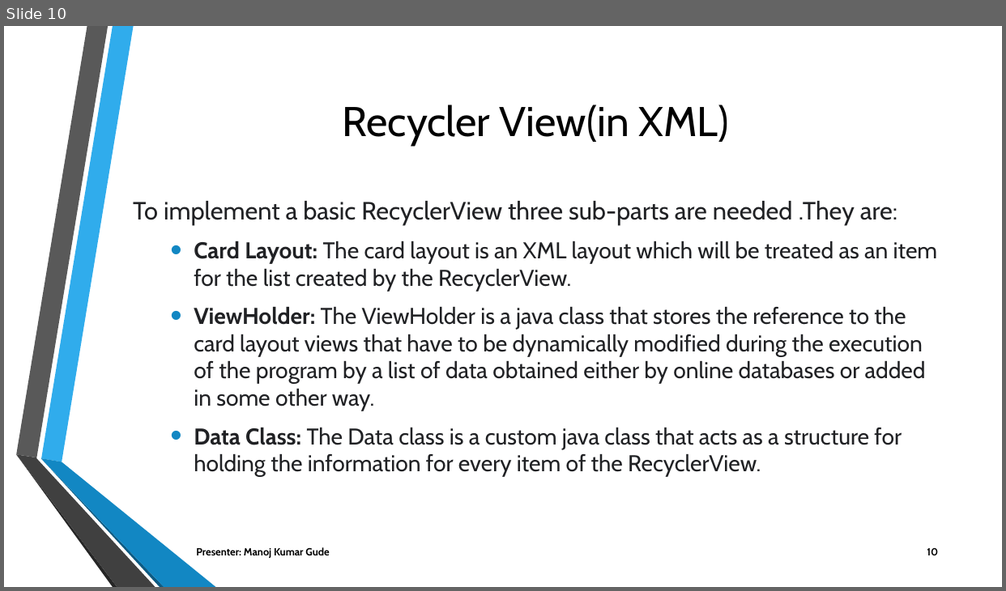
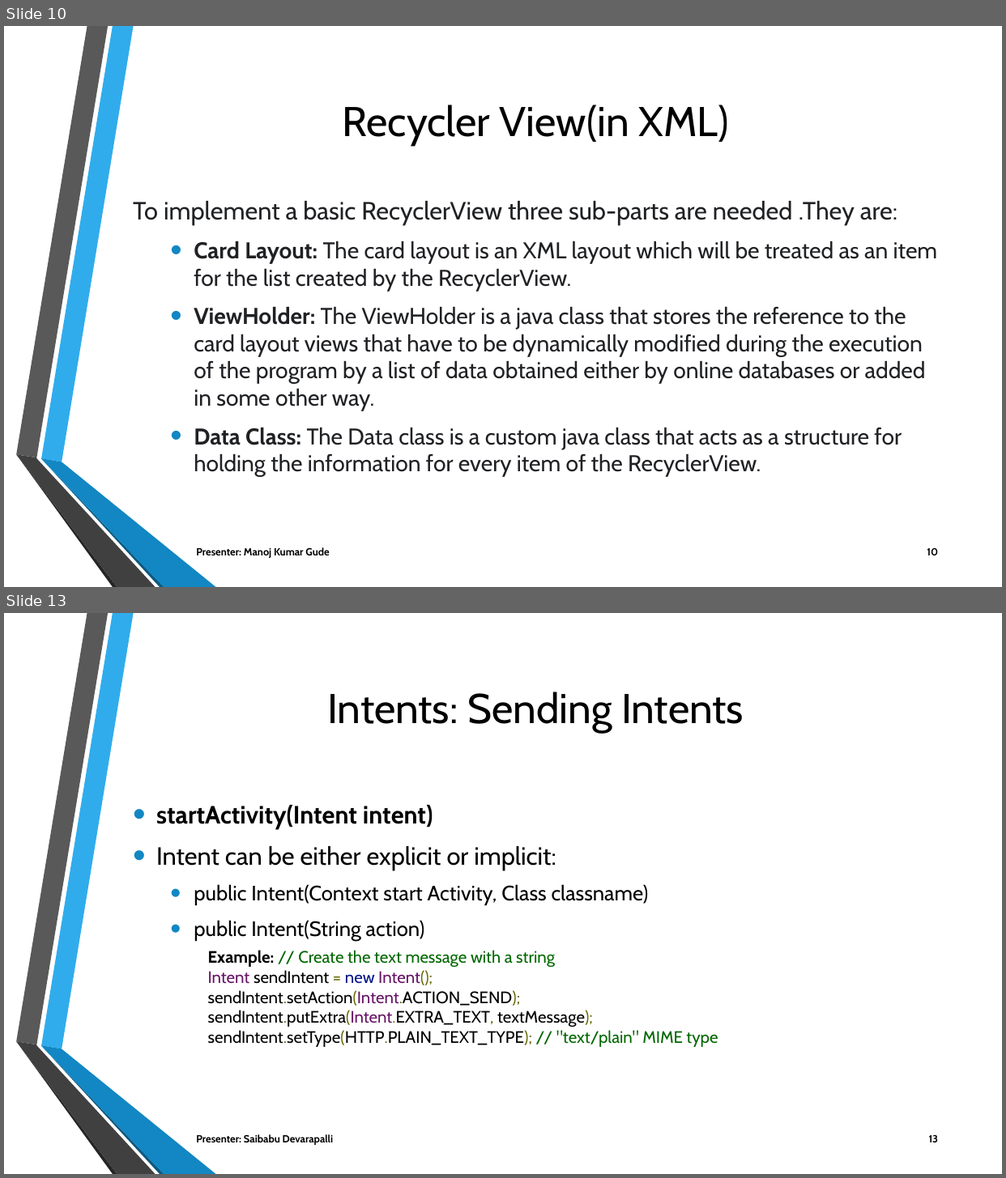
Before and after one commit to Sec03Team05Fall22GDP1/FreebiesforNewbies, a slide deck: Project_Files/Sprint10/FREEBIES FOR NEWBIES Workshop2 (1).pptx. Shown one above the other, each under a label of ours: slide 10 before the commit, slides 10 and 13 after it; the slides between them are not shown. The pictures are 1006x591 and 1006x1178 pixels, drawn with LibreOffice and Linux fonts; fonts in the diff are those of the drawing; background and template pictures are left out. Boxes give left, top, right and bottom in pixels: in the first picture for what was removed or moved away, otherwise in the second. Text is boxed around its words. In the diff, an @@ line names an element or a change of style, - is before the commit and + after.

Commit message:
Updated workshop slides on Intents

```diff
--- a/Project_Files/Sprint10/FREEBIES FOR NEWBIES Workshop2 (1).pptx
+++ b/Project_Files/Sprint10/FREEBIES FOR NEWBIES Workshop2 (1).pptx
@@ slide 13 added at box(4, 613, 1002, 1174), background picture (left out); not listed: 6 template elements that a slide beside it also shows @@
@@ title added at box(327, 692, 744, 731), 40 pt, text #000000 @@
+Intents: Sending Intents
@@ text added at box(156, 805, 718, 1047), 16 pt, text #000000 @@
+• startActivity(Intent intent)
+• Intent can be either explicit or implicit:
+  • public Intent(Context start Activity, Class classname)
+  • public Intent(String action)
+    Example: // Create the text message with a string
+    Intent sendIntent = new Intent();
+    sendIntent.setAction(Intent.ACTION_SEND);
+    sendIntent.putExtra(Intent.EXTRA_TEXT, textMessage);
+    sendIntent.setType(HTTP.PLAIN_TEXT_TYPE); // "text/plain" MIME type
@@ text added at box(196, 1135, 333, 1145), 10 pt, text #000000, bold @@
+Presenter: Saibabu Devarapalli
@@ page number added at box(929, 1135, 939, 1143), 10 pt, text #000000, bold @@
+13
```
Also in this commit, not shown: 3 other slides added.
